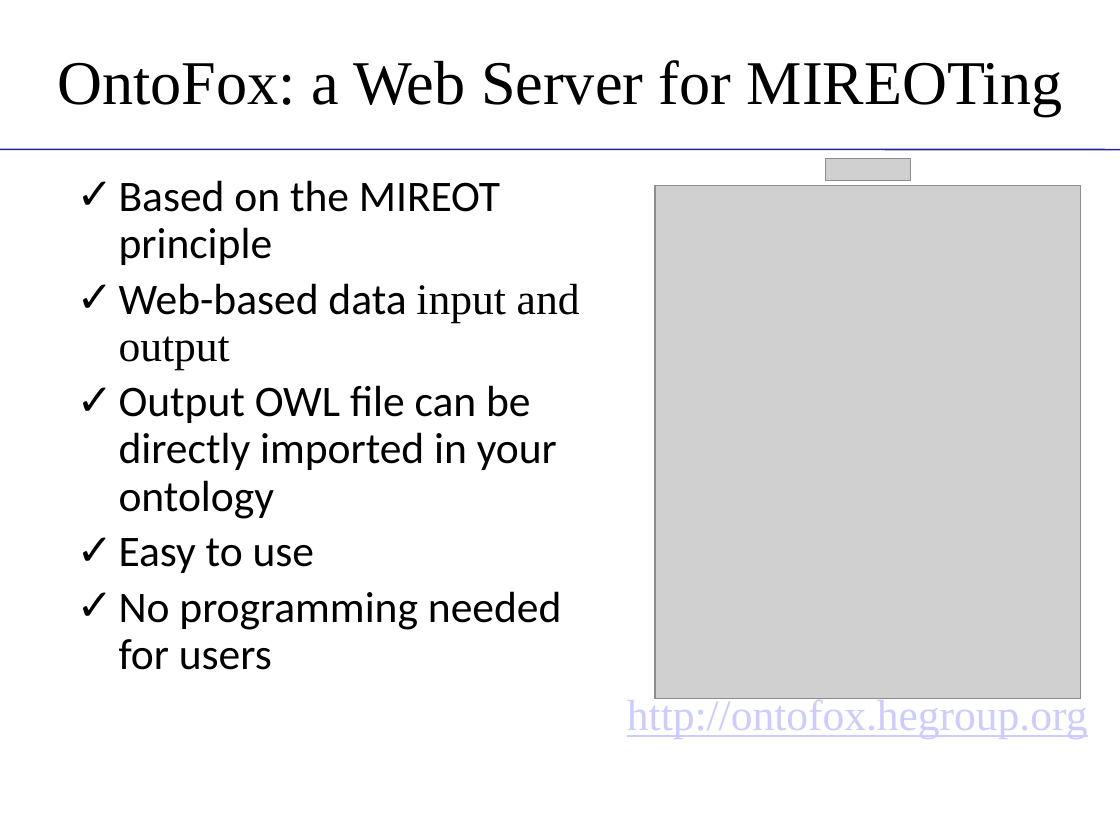
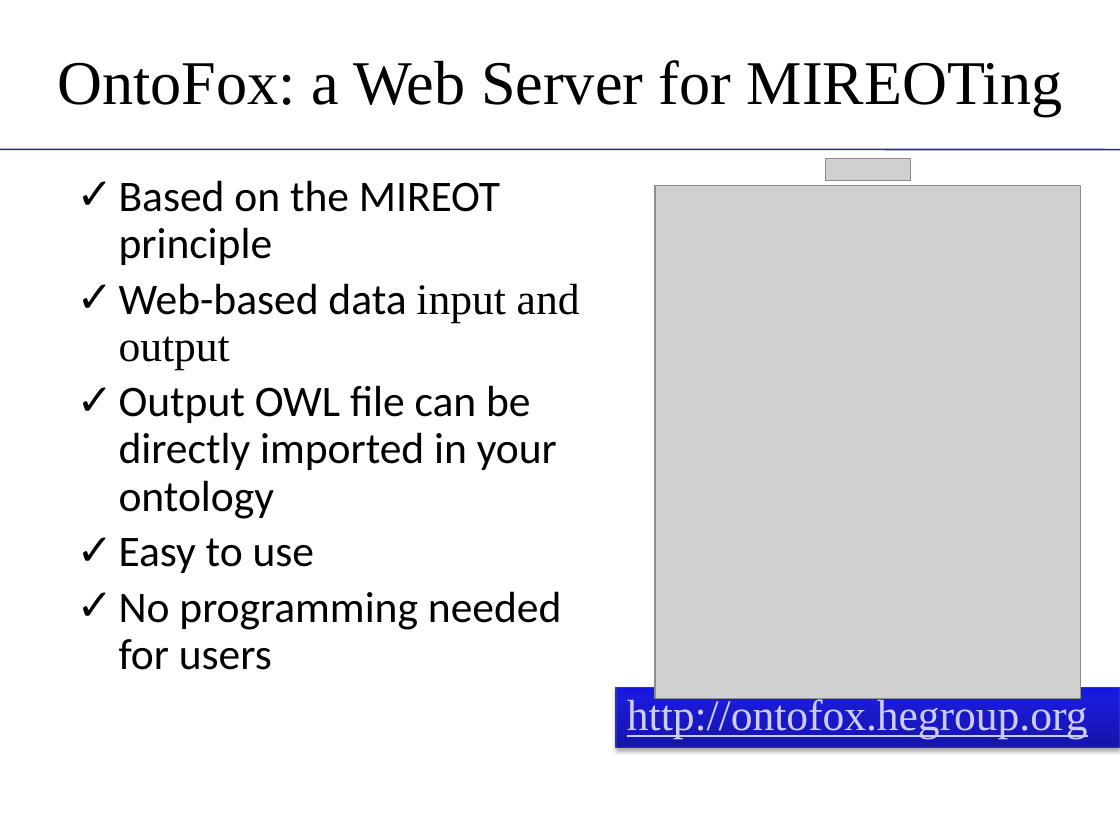
Before and after one commit to obi-ontology/obi-legacy-svn, a slide deck: slide 9 of trunk/docs/presentations/OBI tutorial July 2011 ICBO/MIREOT-View.pptx. Drawn at 1120x840 pixels with LibreOffice and Linux fonts; fonts in the diff are those of the drawing; grey boxes stand for pictures; background and template pictures are left out. Boxes give left, top, right and bottom in pixels: in the first picture for what was removed or moved away, otherwise in the second. Text is boxed around its words. In the diff, an @@ line names an element or a change of style, - is before the commit and + after.

```diff
--- a/trunk/docs/presentations/OBI tutorial July 2011 ICBO/MIREOT-View.pptx
+++ b/trunk/docs/presentations/OBI tutorial July 2011 ICBO/MIREOT-View.pptx
@@ rectangle "http://ontofox.hegroup.org": place and size @@
-rectangle "http://ontofox.hegroup.org" at <box>627,696,1088,739</box>
+rectangle "http://ontofox.hegroup.org" at <box>616,688,1120,747</box>
@@ rectangle "http://ontofox.hegroup.org" at <box>616,688,1120,747</box>: fill none to gradient #1515A9 to #1B1BDC to #1818E1; outline none to #2E2ECB 0.75 pt; shadow on @@
```
Also in this commit, not shown: 9 other slides changed.
